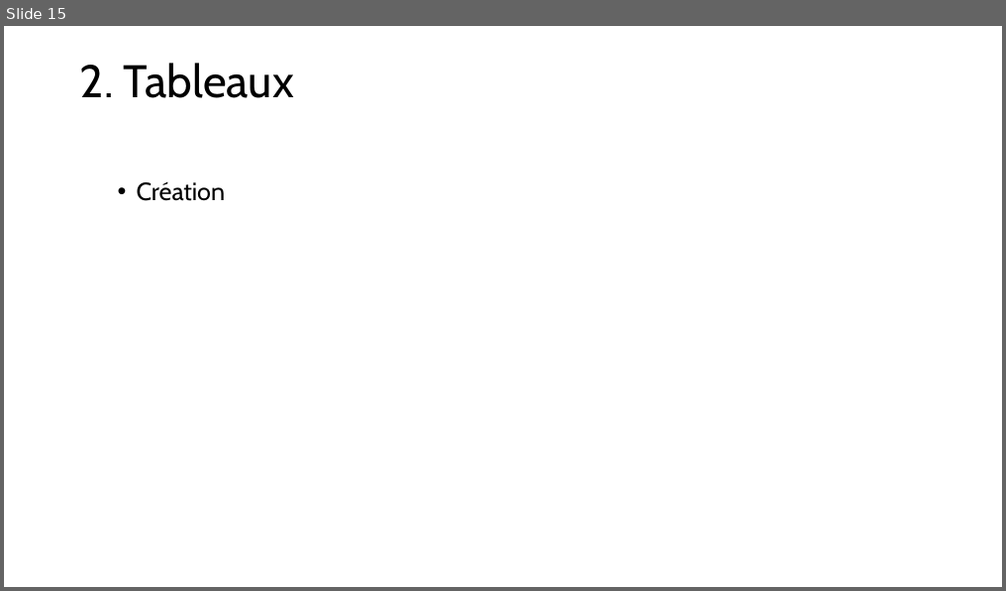
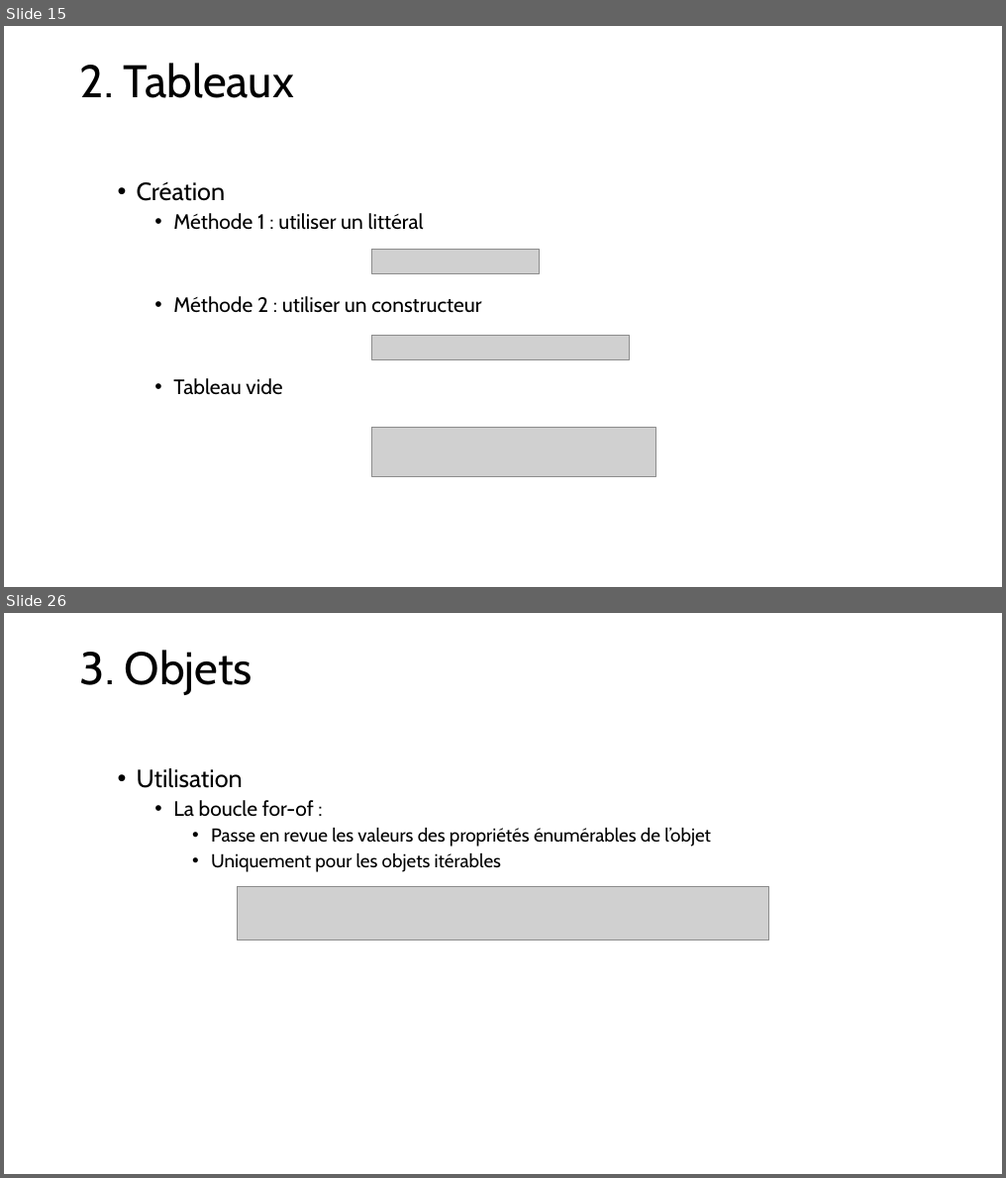
Before and after one commit to LJKhnor/chapitre-6, a slide deck: Chapitre 6.pptx. Shown one above the other, each under a label of ours: slide 15 before the commit, slides 15 and 26 after it; the slides between them are not shown. The pictures are 1006x591 and 1006x1178 pixels, drawn with LibreOffice and Linux fonts; fonts in the diff are those of the drawing; grey boxes stand for pictures. Boxes give left, top, right and bottom in pixels: in the first picture for what was removed or moved away, otherwise in the second. Text is boxed around its words. In the diff, an @@ line names an element or a change of style, - is before the commit and + after.

```diff
--- a/Chapitre 6.pptx
+++ b/Chapitre 6.pptx
@@ slide 26 added at [4,613,1002,1174], background #FFFFFF @@
@@ title added at [80,650,252,695], 44 pt, text #000000 @@
+3. Objets
@@ text added at [137,768,711,872], 18 pt, text #000000 @@
+  • Utilisation
+    • La boucle for-of :
+      • Passe en revue les valeurs des propriétés énumérables de l’objet
+      • Uniquement pour les objets itérables
@@ picture added at [237,887,769,941] @@
@@ slide 15 changed as well @@
@@ text at [173,213,481,395]: paragraphs added @@
+    • Méthode 1 : utiliser un littéral
+    • Méthode 2 : utiliser un constructeur
+    • Tableau vide
@@ picture added at [372,249,540,274] @@
@@ picture added at [372,336,630,360] @@
@@ picture added at [372,428,656,477] @@
```
Also in this commit, not shown: 20 other slides changed, 7 other slides added, 1 slide removed.
